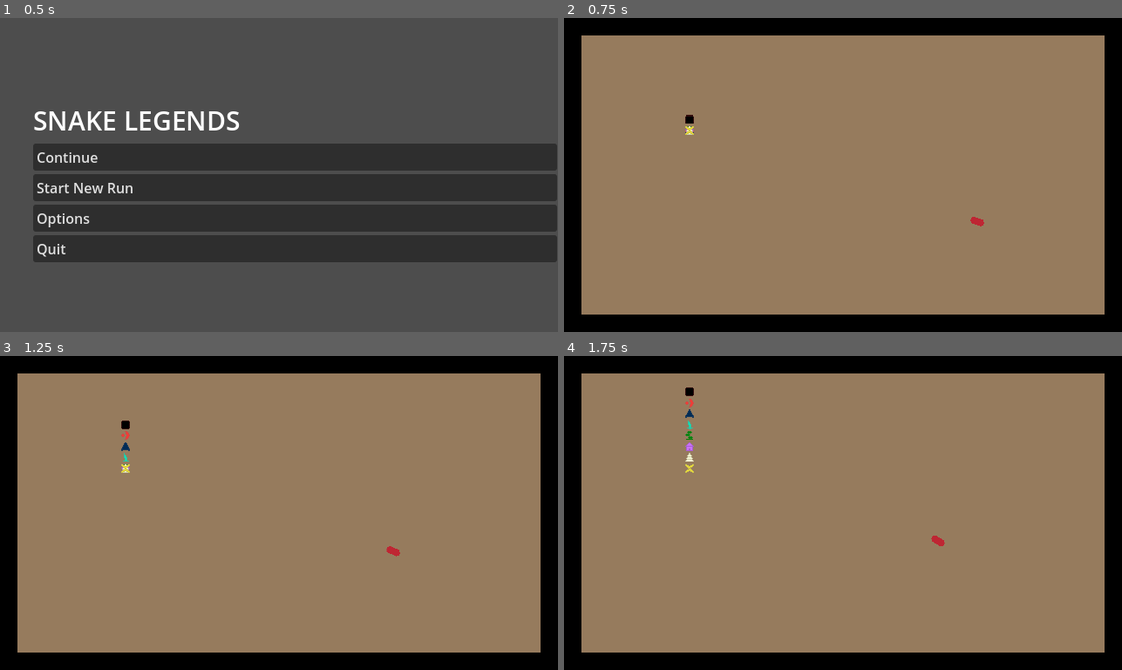
Above: before the commit, frames 1-4 (two rows, left to right).
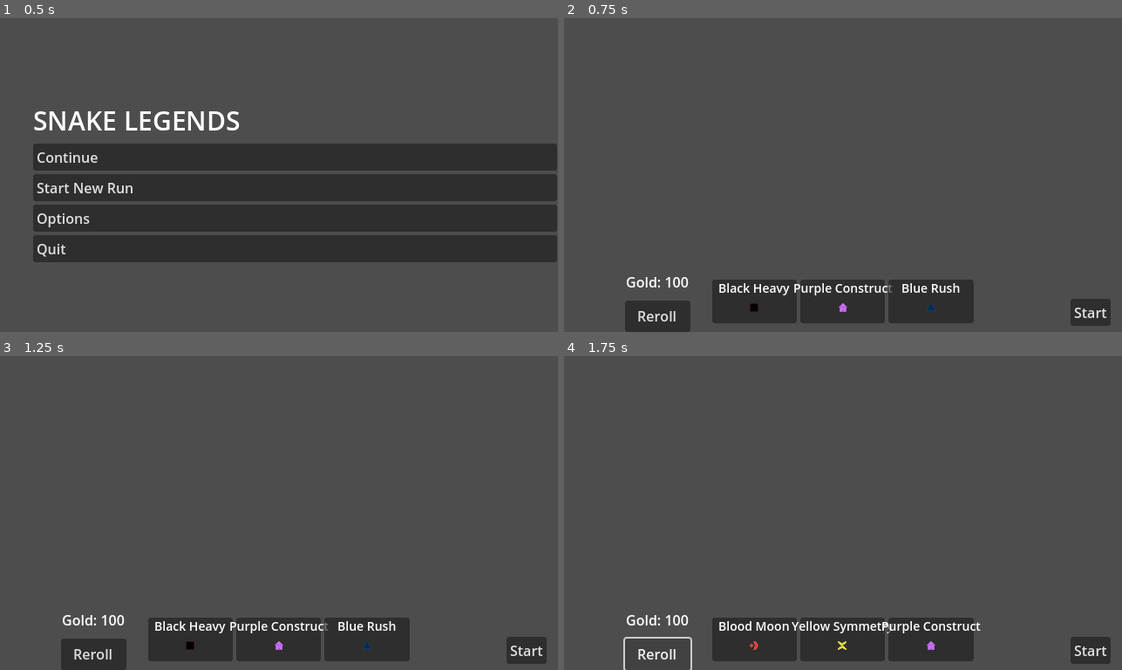
Above: after the commit, the same moments.

Repository: TDQ2/snake
Game: Godot game, scene res://Scenes/main_menu.tscn
The game is run twice, just before and just after one commit, with the same random seed, the same clock (stepped at 60 frames per second) and the same inputs.
Inputs (mouse positions are in pixels of both pictures, inside the frame that each line leads up to):
- Up to frame 1 (0.5 s): no input
- Up to frame 2 (0.75 s): click "Start New Run" at 0.5 s
- Up to frame 3 (1.25 s): no input
- Up to frame 4 (1.75 s): click (658, 654) at 1.25 s, where only the run after the commit has a clickable "Reroll"

Frame 1 is identical in both runs. In frame 2, 100% of the frame differs, in the area x 0-100%, y 0-100%; in frame 3, 100%; in frame 4, 100%.

Commit message:
wip

Diff:
--- a/Scenes/Children/black_heavy_segment.tscn
+++ b/Scenes/Children/black_heavy_segment.tscn
@@ -1,7 +1,7 @@
 [gd_scene load_steps=5 format=3 uid="uid://cee0kdesuvr5j"]
 
 [ext_resource type="PackedScene" uid="uid://cvk7gosetyfup" path="res://Scenes/Bases/segment.tscn" id="1_fh3g0"]
-[ext_resource type="Script" uid="uid://dhaqw3je54mly" path="res://Scenes/Children/black_heavy_segment.gd" id="2_5m7d2"]
+[ext_resource type="Script" uid="uid://dhaqw3je54mly" path="res://Scripts/Children/black_heavy_segment.gd" id="2_5m7d2"]
 [ext_resource type="Texture2D" uid="uid://i48flm0ulr16" path="res://Sprites/Player/black-heavy.png" id="2_iile4"]
 
 [sub_resource type="RectangleShape2D" id="RectangleShape2D_5m7d2"]
--- /dev/null
+++ b/Scenes/Shop/seg_shop_button.tscn
@@ -0,0 +1,36 @@
+[gd_scene load_steps=3 format=3 uid="uid://17ca6j1orsql"]
+
+[ext_resource type="Script" uid="uid://h64rxypwmxo6" path="res://Scripts/Shop/seg_shop_button.gd" id="1_dq3jy"]
+[ext_resource type="Texture2D" uid="uid://dh6l21w711458" path="res://Sprites/Player/blood-moon-10.png" id="2_cfouv"]
+
+[node name="SegShopButton" type="Button"]
+custom_minimum_size = Vector2(50, 50)
+offset_right = 8.0
+offset_bottom = 8.0
+size_flags_horizontal = 3
+text = "
+"
+script = ExtResource("1_dq3jy")
+
+[node name="VBoxContainer" type="VBoxContainer" parent="."]
+layout_mode = 1
+anchors_preset = 15
+anchor_right = 1.0
+anchor_bottom = 1.0
+grow_horizontal = 2
+grow_vertical = 2
+
+[node name="Label" type="Label" parent="VBoxContainer"]
+custom_minimum_size = Vector2(0, 20)
+layout_mode = 2
+theme_override_font_sizes/font_size = 14
+text = "Label"
+horizontal_alignment = 1
+
+[node name="TextureRect" type="TextureRect" parent="VBoxContainer"]
+custom_minimum_size = Vector2(0, 20)
+layout_mode = 2
+size_flags_horizontal = 4
+size_flags_vertical = 6
+texture = ExtResource("2_cfouv")
+stretch_mode = 2
--- /dev/null
+++ b/Scenes/Shop/shop.tscn
@@ -0,0 +1,77 @@
+[gd_scene load_steps=3 format=3 uid="uid://b75nr0o57fp5m"]
+
+[ext_resource type="Script" uid="uid://dbjaliaayoxl0" path="res://Scripts/Shop/shop.gd" id="1_78vcx"]
+[ext_resource type="PackedScene" uid="uid://17ca6j1orsql" path="res://Scenes/Shop/seg_shop_button.tscn" id="2_dqdqq"]
+
+[node name="Shop" type="Control"]
+layout_mode = 3
+anchors_preset = 15
+anchor_right = 1.0
+anchor_bottom = 1.0
+grow_horizontal = 2
+grow_vertical = 2
+script = ExtResource("1_78vcx")
+
+[node name="SelectionHBox" type="HBoxContainer" parent="."]
+custom_minimum_size = Vector2(300, 50)
+layout_mode = 1
+anchors_preset = -1
+anchor_left = 0.5
+anchor_top = 1.0
+anchor_right = 0.5
+anchor_bottom = 1.0
+offset_left = -20.0
+offset_top = -40.0
+offset_right = 20.0
+offset_bottom = -10.0
+grow_horizontal = 2
+grow_vertical = 0
+
+[node name="SegShopButton" parent="SelectionHBox" instance=ExtResource("2_dqdqq")]
+layout_mode = 2
+
+[node name="SegShopButton2" parent="SelectionHBox" instance=ExtResource("2_dqdqq")]
+layout_mode = 2
+
+[node name="SegShopButton3" parent="SelectionHBox" instance=ExtResource("2_dqdqq")]
+layout_mode = 2
+
+[node name="PurchaseVBox" type="VBoxContainer" parent="."]
+custom_minimum_size = Vector2(75, 75)
+layout_mode = 1
+anchors_preset = -1
+anchor_left = 0.1
+anchor_top = 1.0
+anchor_right = 0.1
+anchor_bottom = 1.0
+offset_left = 6.4000006
+offset_top = -75.0
+offset_right = 81.4
+grow_vertical = 0
+
+[node name="Gold" type="Label" parent="PurchaseVBox"]
+layout_mode = 2
+size_flags_vertical = 6
+text = "Gold: 5"
+horizontal_alignment = 1
+
+[node name="Reroll" type="Button" parent="PurchaseVBox"]
+layout_mode = 2
+size_flags_vertical = 3
+text = "Reroll"
+
+[node name="StartRound" type="Button" parent="."]
+layout_mode = 1
+anchors_preset = -1
+anchor_left = 0.98
+anchor_top = 0.98
+anchor_right = 0.98
+anchor_bottom = 0.98
+offset_left = -46.0
+offset_top = -31.0
+grow_horizontal = 0
+grow_vertical = 0
+text = "Start"
+
+[connection signal="pressed" from="PurchaseVBox/Reroll" to="." method="_on_reroll_pressed"]
+[connection signal="pressed" from="StartRound" to="." method="_on_start_round_pressed"]
--- a/Scenes/main_menu.tscn
+++ b/Scenes/main_menu.tscn
@@ -1,6 +1,6 @@
 [gd_scene load_steps=2 format=3 uid="uid://bny2maw33fo7a"]
 
-[ext_resource type="Script" uid="uid://c5cpifs55jipj" path="res://Scenes/main_menu.gd" id="1_28flt"]
+[ext_resource type="Script" uid="uid://c5cpifs55jipj" path="res://Scripts/main_menu.gd" id="1_28flt"]
 
 [node name="MainMenu" type="Control"]
 layout_mode = 3
--- a/Scripts/Bases/segment.gd
+++ b/Scripts/Bases/segment.gd
@@ -19,10 +19,14 @@
 			emit_signal("horizontal_bounce")
 		elif body.is_in_group("vertical_wall"):
 			emit_signal("vertical_bounce")
+		else:
+			assert(false) # should never be reached
 
 func _on_area_entered(area: Area2D) -> void:
 	if area.is_in_group("enemies"):
 		_take_damage(20.0)
+	else:
+		assert(false) # should never be reached
 
 func _take_damage(amount: float) -> void:
 	curr_health -= amount
--- /dev/null
+++ b/Scripts/DataTypes/SegmentData.gd
@@ -0,0 +1,17 @@
+extends RefCounted
+class_name SegmentData
+
+var id: Data.SegmentId
+var name: String
+var texture: Resource
+var tier: int
+var clans: Array[Data.Clan]
+var description: String
+
+func _init(_id: Data.SegmentId, _name: String, _texture: Resource, _tier: int, _clans: Array[Data.Clan], _description: String) -> void:
+	id = _id
+	name = _name
+	texture = _texture
+	tier = _tier
+	clans = _clans
+	description = _description
--- /dev/null
+++ b/Scripts/Global/Data.gd
@@ -0,0 +1,104 @@
+extends Node
+
+enum SegmentId {BLACK_HEAVY, BLOOD_MOON, BLUE_RUSH, CYAN_BLADE, GREEN_COIN, PURPLE_CONSTRUCT, WHITE_HIVE, YELLOW_SYMMETRY}
+enum Clan {BLACK, BLOOD, BLUE, CYAN, GREEN, PURPLE, WHITE, YELLOW, HEAVY, MOON, RUSH, BLADE, COIN, CONSTRUCT, HIVE, SYMMETRY}
+
+var segment_textures = {
+	SegmentId.BLACK_HEAVY: preload('res://Sprites/Player/black-heavy.png'),
+	SegmentId.BLOOD_MOON: preload('res://Sprites/Player/blood-moon-10.png'),
+	SegmentId.BLUE_RUSH: preload('res://Sprites/Player/blue-rush.png'),
+	SegmentId.CYAN_BLADE: preload('res://Sprites/Player/cyan-blade.png'),
+	SegmentId.GREEN_COIN: preload('res://Sprites/Player/green-coins.png'),
+	SegmentId.PURPLE_CONSTRUCT: preload('res://Sprites/Player/purple-construct.png'),
+	SegmentId.WHITE_HIVE: preload('res://Sprites/Player/white-hive.png'),
+	SegmentId.YELLOW_SYMMETRY: preload('res://Sprites/Player/yellow-symmetry.png'),
+}
+
+# Cannot be const because of instiation inside the dictionary.
+# If I really want const probably need to instantiate ahead of creation?
+var segment_attrs: Dictionary[SegmentId, SegmentData] = {
+	SegmentId.BLACK_HEAVY: SegmentData.new(SegmentId.BLACK_HEAVY, 'Black Heavy', segment_textures[SegmentId.BLACK_HEAVY], 3, [Clan.BLACK, Clan.HEAVY], "description"),
+	SegmentId.BLOOD_MOON: SegmentData.new(SegmentId.BLOOD_MOON, 'Blood Moon', segment_textures[SegmentId.BLOOD_MOON], 2, [Clan.BLOOD, Clan.MOON], "description"),
+	SegmentId.BLUE_RUSH: SegmentData.new(SegmentId.BLUE_RUSH, 'Blue Rush', segment_textures[SegmentId.BLUE_RUSH], 1, [Clan.BLUE, Clan.RUSH], "description"),
+	SegmentId.CYAN_BLADE: SegmentData.new(SegmentId.CYAN_BLADE, 'Cyan Blade', segment_textures[SegmentId.CYAN_BLADE], 3, [Clan.CYAN, Clan.BLADE], "description"),
+	SegmentId.GREEN_COIN: SegmentData.new(SegmentId.GREEN_COIN, 'Green Coin', segment_textures[SegmentId.GREEN_COIN], 2, [Clan.CYAN, Clan.BLADE], "description"),
+	SegmentId.PURPLE_CONSTRUCT: SegmentData.new(SegmentId.PURPLE_CONSTRUCT, 'Purple Construct', segment_textures[SegmentId.PURPLE_CONSTRUCT], 1, [Clan.PURPLE, Clan.CONSTRUCT], "description"),
+	SegmentId.WHITE_HIVE: SegmentData.new(SegmentId.WHITE_HIVE, 'White Hive', segment_textures[SegmentId.WHITE_HIVE], 3, [Clan.WHITE, Clan.HIVE], "description"),
+	SegmentId.YELLOW_SYMMETRY: SegmentData.new(SegmentId.YELLOW_SYMMETRY, 'Yellow Symmetry', segment_textures[SegmentId.YELLOW_SYMMETRY], 2, [Clan.YELLOW, Clan.SYMMETRY], "description"),
+}
+
+func pick_random_segment_ids(count: int = 1) -> Array[SegmentId]:
+	var segmentIds: Array[SegmentId] = []
+	while segmentIds.size() < count:
+		var segmentId = Data.SegmentId.values().pick_random() as Data.SegmentId
+		if !segmentIds.has(segmentId):
+			segmentIds.append(segmentId)
+	print(segmentIds)
+	return segmentIds
+
+
+# Old dictionary format for data:
+#{
+		#'id': SegmentId.BLACK_HEAVY,
+		#'name': 'Black Heavy',
+		#'texture': "res://Sprites/Player/black-heavy.png",
+		#'tier': 3,
+		#'clans': [Clan.BLACK, Clan.HEAVY],
+		#'description': "description"
+	#}
+	#SegmentId.BLOOD_MOON:{
+		#'id': SegmentId.BLOOD_MOON,
+		#'name': 'Blood Moon',
+		#'texture': "res://Sprites/Player/blood-moon-10.png",
+		#'tier': 2,
+		#'clans': [Clan.BLOOD, Clan.MOON],
+		#'description': "description"
+	#},
+	#SegmentId.BLUE_RUSH:{
+		#'id': SegmentId.BLUE_RUSH,
+		#'name': 'Blue Rush',
+		#'texture': "res://Sprites/Player/blue-rush.png",
+		#'tier': 1,
+		#'clans': [Clan.BLUE, Clan.RUSH],
+		#'description': "description"
+	#},
+	#SegmentId.CYAN_BLADE:{
+		#'id': SegmentId.CYAN_BLADE,
+		#'name': 'Cyan Blade',
+		#'texture': "res://Sprites/Player/cyan-blade.png",
+		#'tier': 3,
+		#'clans': [Clan.CYAN, Clan.BLADE],
+		#'description': "description"
+	#},
+	#SegmentId.GREEN_COIN:{
+		#'id': SegmentId.GREEN_COIN,
+		#'name': 'Green Coin',
+		#'texture': "res://Sprites/Player/green-coins.png",
+		#'tier': 2,
+		#'clans': [Clan.GREEN, Clan.COIN],
+		#'description': "description"
+	#},
+	#SegmentId.PURPLE_CONSTRUCT:{
+		#'id': SegmentId.PURPLE_CONSTRUCT,
+		#'name': 'Purple Construct',
+		#'texture': "res://Sprites/Player/purple-construct.png",
+		#'tier': 1,
+		#'clans': [Clan.PURPLE, Clan.CONSTRUCT],
+		#'description': "description"
+	#},
+	#SegmentId.WHITE_HIVE:{
+		#'id': SegmentId.WHITE_HIVE,
+		#'name': 'White Hive',
+		#'texture': "res://Sprites/Player/white-hive.png",
+		#'tier': 3,
+		#'clans': [Clan.WHITE, Clan.HIVE],
+		#'description': "description"
+	#},
+	#SegmentId.YELLOW_SYMMETRY:{
+		#'id': SegmentId.YELLOW_SYMMETRY,
+		#'name': 'Yellow Symmetry',
+		#'texture': "res://Sprites/Player/yellow-symmetry.png",
+		#'tier': 2,
+		#'clans': [Clan.YELLOW, Clan.SYMMETRY],
+		#'description': "description"
+	#}
--- /dev/null
+++ b/Scripts/Global/Run.gd
@@ -0,0 +1,8 @@
+extends Node
+
+# Inner data class for type safety
+class _SegmentCount:
+	var inner: Dictionary[Data.SegmentId, int]
+
+var current_gold := 100
+var current_segments : Array[_SegmentCount] = []
--- /dev/null
+++ b/Scripts/Shop/seg_shop_button.gd
@@ -0,0 +1,9 @@
+extends Button
+class_name SegmentShopButton
+
+var segmentData: SegmentData
+
+func setup(_segmentData: SegmentData) -> void:
+	segmentData = _segmentData
+	$VBoxContainer/Label.text = segmentData.name
+	$VBoxContainer/TextureRect.texture = segmentData.texture
--- /dev/null
+++ b/Scripts/Shop/shop.gd
@@ -0,0 +1,33 @@
+extends Control
+
+var level_scene := preload("res://Scenes/Level.tscn")
+var seg_shop_button_scene := preload("res://Scenes/Shop/seg_shop_button.tscn")
+
+func _ready() -> void:
+	$PurchaseVBox/Gold.text = "Gold: " + str(Run.current_gold)
+	_generate_shop_choices()
+
+func _on_start_round_pressed() -> void:
+	get_tree().change_scene_to_packed(level_scene)
+
+func _generate_shop_choices() -> void:
+	for button in $SelectionHBox.get_children():
+		button.queue_free()
+	var random_segment_ids := Data.pick_random_segment_ids(3)
+	for segmentId in random_segment_ids:
+		var button := seg_shop_button_scene.instantiate() as SegmentShopButton
+		button.setup(Data.segment_attrs[segmentId])
+		$SelectionHBox.add_child(button)
+
+func _on_reroll_pressed() -> void:
+	_generate_shop_choices()
+
+# Setup reroll buttons
+# pick 3 segments randomly from data, eventually tier logic lives here
+# instantiate 3 SegShopButtons
+# do any container based node setup - e.g. expand
+# Pass either the entire segment or the enum name
+
+# In the segment button init, take the segment_attr
+# Update the label and texture
+# store the segment attr for future use
--- a/Scenes/main_menu.gd
+++ b/Scripts/main_menu.gd
@@ -1,12 +1,12 @@
 extends Control
 
-var level_scene := preload("res://Scenes/Level.tscn")
+var shop_scene := preload("res://Scenes/Shop/shop.tscn")
 
 func _on_start_run_pressed() -> void:
 	_start_level()
 
 func _start_level() -> void:
-	get_tree().change_scene_to_packed(level_scene)
+	get_tree().change_scene_to_packed(shop_scene)
 
 func _on_quit_pressed() -> void:
 	get_tree().quit(0)
--- /dev/null
+++ b/data.gd
@@ -0,0 +1 @@
+extends Node
--- a/project.godot
+++ b/project.godot
@@ -17,7 +17,9 @@
 
 [autoload]
 
-Game="*res://Scripts/Game.gd"
+Game="*res://Scripts/Global/Game.gd"
+Data="*res://Scripts/Global/Data.gd"
+Run="*res://Scripts/Global/Run.gd"
 
 [display]
 
Renamed: Scenes/Children/black_heavy_segment.gd -> Scripts/Children/black_heavy_segment.gd
Renamed: Scenes/Children/black_heavy_segment.gd.uid -> Scripts/Children/black_heavy_segment.gd.uid
Not shown, added: Scripts/DataTypes/SegmentData.gd.uid
Not shown, added: Scripts/Global/Data.gd.uid
Renamed: Scripts/Game.gd -> Scripts/Global/Game.gd
Renamed: Scripts/Game.gd.uid -> Scripts/Global/Game.gd.uid
Not shown, added: Scripts/Global/Run.gd.uid
Not shown, added: Scripts/Shop/seg_shop_button.gd.uid
Not shown, added: Scripts/Shop/shop.gd.uid
Renamed: Scenes/main_menu.gd.uid -> Scripts/main_menu.gd.uid
Not shown, added: data.gd.uid
